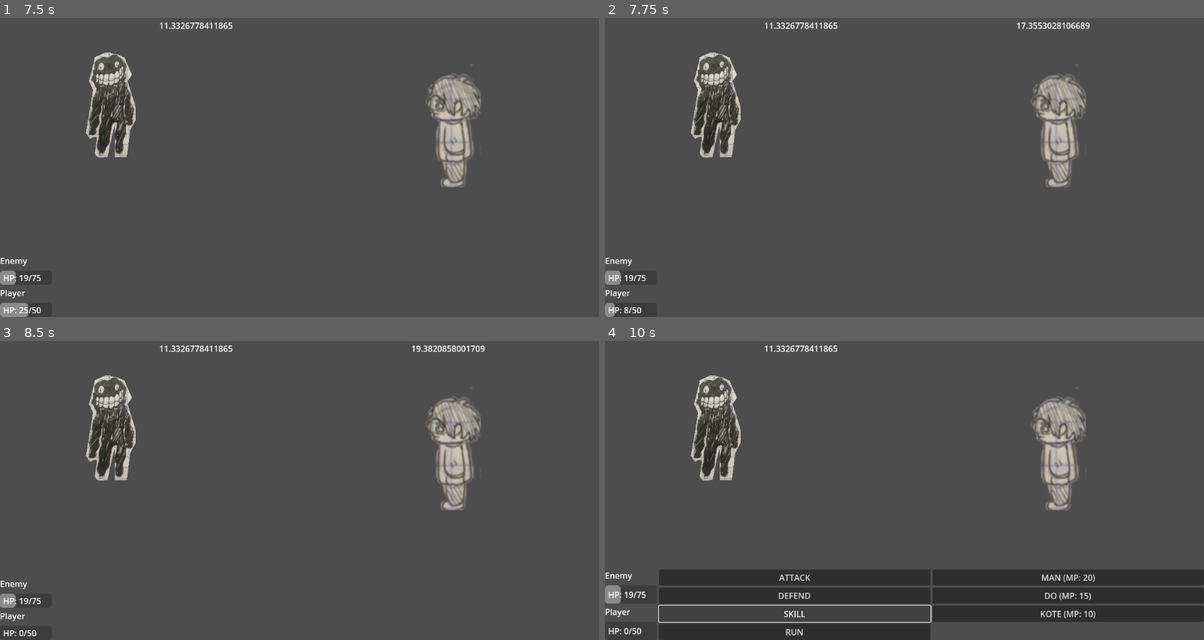
Above: before the commit, frames 1-4 (two rows, left to right).
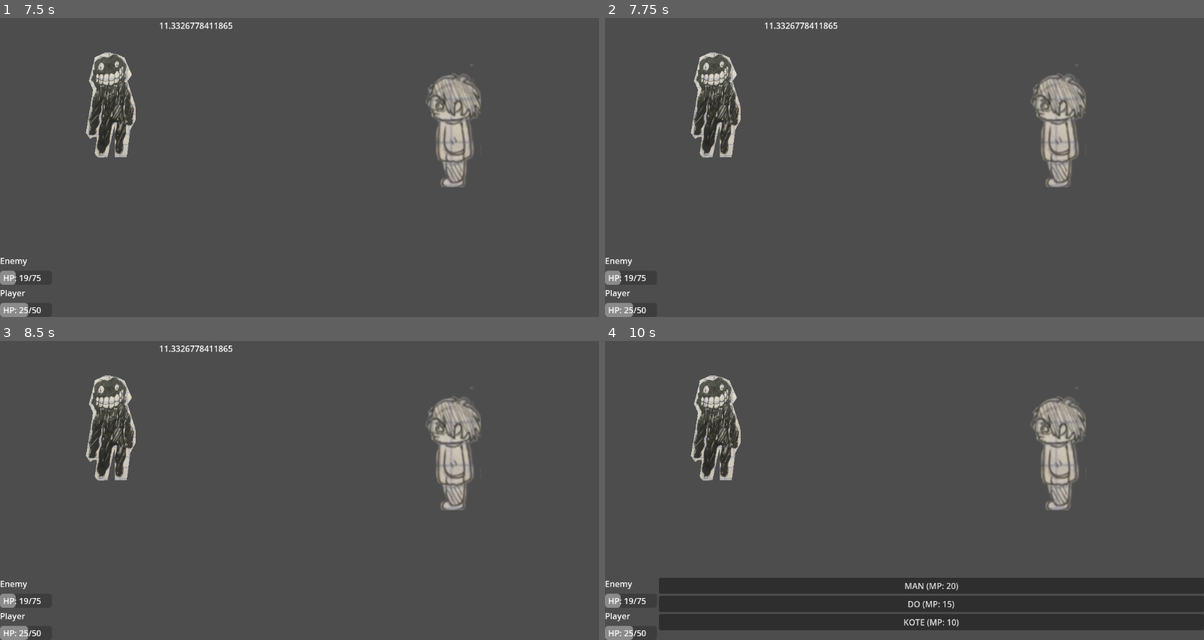
Above: after the commit, the same moments.

Repository: CoffeeLiqueurStudio/ShizGameBattleSystem
Game: Godot game, scene res://scenes/battle_controller/battle_controller.tscn
Two runs of this game, one before a commit and one after it. Both use one fixed random seed, a clock stepped at 60 frames per second and the inputs below. The project has no main scene, so this scene is started directly.
Inputs:
- Up to frame 1 (7.5 s): click "ATTACK" at 0.5 s; tap Enter at 1.25, 3.5 s; tap Space at 2, 4.25 s; click "DEFEND" at 2.75 s; click "SKILL" at 5 s; click "RUN" at 5.75 s; click "MAN (MP: 20)" at 6.5 s; click "ATTACK" at 7.25 s
- Up to frame 2 (7.75 s): no input
- Up to frame 3 (8.5 s): tap Enter at 8 s
- Up to frame 4 (10 s): click "DEFEND" at 8.75 s; click "SKILL" at 9.5 s

Frame 1 is identical in both runs. In frame 2, 0.3% of the frame differs, in the area x 1-81%, y 1-100%; in frame 3, 0.4%; in frame 4, 8.8%, in the area x 0-100%, y 1-100%.

Commit message:
adedd simple effects

Diff:
--- a/scenes/battle_controller/battle_controller.tscn
+++ b/scenes/battle_controller/battle_controller.tscn
@@ -355,6 +355,8 @@
 &"": SubResource("AnimationLibrary_su470")
 }
 
+[connection signal="group_turns_ended" from="." to="Player1Cell" method="_on_battle_controller_group_turns_ended"]
+[connection signal="group_turns_ended" from="." to="Enemy1Cell" method="_on_battle_controller_group_turns_ended"]
 [connection signal="pressed" from="CanvasLayer/HBoxContainer/ActionContainer/ATTACK_Button" to="." method="_on_attack_button_pressed"]
 [connection signal="pressed" from="CanvasLayer/HBoxContainer/ActionContainer/DEFEND_Button" to="." method="_on_defend_button_pressed"]
 [connection signal="pressed" from="CanvasLayer/HBoxContainer/ActionContainer/SKILL_Button" to="." method="_on_skill_button_pressed"]
--- a/scripts/battle_controller/battle_controller.gd
+++ b/scripts/battle_controller/battle_controller.gd
@@ -1,4 +1,6 @@
 extends Node2D
+
+signal group_turns_ended
 @onready var enemy1_progress_bar: ProgressBar = $CanvasLayer/HBoxContainer/HpContainer/Enemy1ProgressBar
 @onready var player1_progress_bar: ProgressBar = $CanvasLayer/HBoxContainer/HpContainer/Player1ProgressBar
 @onready var action_container: VBoxContainer = $CanvasLayer/HBoxContainer/ActionContainer
@@ -7,7 +9,7 @@
 
 @export var player1_res: Resource = null
 @export var enemy1_res: Resource = null
-
+var group_turn = 0
 var active_enemy
 var active_player
 enum states {PLAYER_TURN, ENEMY_TURN}
@@ -36,22 +38,27 @@
 
 func enemy_turn():
 	if active_state == states.ENEMY_TURN:
-		active_player.take_damage(rng.randf_range(active_enemy.enemy_res.min_damage, active_enemy.enemy_res.max_damage))
-		await get_tree().create_timer(1).timeout
-		active_state = states.PLAYER_TURN
-		player_turn()
+		match active_enemy.on_effect:
+			"is_knockout":
+				await get_tree().create_timer(1).timeout
+				active_state = states.PLAYER_TURN
+				change_turn_to_player_group()
+			"is_nothing":
+				active_player.take_damage(rng.randf_range(active_enemy.enemy_res.min_damage, active_enemy.enemy_res.max_damage))
+				change_turn_to_player_group()
+			"is_bleeding":
+				active_player.take_damage(rng.randf_range(active_enemy.enemy_res.min_damage, active_enemy.enemy_res.max_damage))
+				change_turn_to_player_group()
 func _on_attack_button_pressed() -> void:
 	if active_state == states.PLAYER_TURN:
-		active_enemy.take_damage(rng.randf_range(active_player.player_res.min_damage, active_player.player_res.max_damage))
+		active_enemy.take_damage(rng.randf_range(active_player.player_res.min_damage, active_player.player_res.max_damage), "Nothing")
 		active_state = states.ENEMY_TURN
-		await get_tree().create_timer(1).timeout
-		enemy_turn()
+		change_turn_to_enemy_group()
 func _on_defend_button_pressed() -> void:
 	if active_state == states.PLAYER_TURN:
 		active_player.player_res.is_defending = true
 		active_state = states.ENEMY_TURN
-		await get_tree().create_timer(1).timeout
-		enemy_turn()
+		change_turn_to_enemy_group()
 func _on_skill_button_pressed() -> void:
 	skill_container.show()
 	populate_skills(player1_res.skills)
@@ -80,9 +87,24 @@
 	player1_res.mp -= skill.mp_cost
 	# простой эффект — наносим уро1н врагу
 	var damage = skill.power
-	active_enemy.take_damage(damage)
+	var effect = skill.effect
+	active_enemy.take_damage(damage, effect)
 	print("Игрок использует %s! Наносит %d урона." % [skill.name, damage])
+	change_turn_to_enemy_group()
 
+func change_turn_to_enemy_group():
 	await get_tree().create_timer(1).timeout
 	active_state = states.ENEMY_TURN
+	group_turn += 1
 	enemy_turn()
+	if group_turn >= 2:
+		emit_signal('group_turns_ended')
+		group_turn = 0
+func change_turn_to_player_group():
+	await get_tree().create_timer(1).timeout
+	active_state = states.PLAYER_TURN
+	group_turn += 1
+	player_turn()
+	if group_turn >= 2:
+		emit_signal('group_turns_ended')
+		group_turn = 0
--- a/scripts/enemy_cells/enemy1_cell.gd
+++ b/scripts/enemy_cells/enemy1_cell.gd
@@ -6,12 +6,18 @@
 @onready var animation_player: AnimationPlayer = $"../AnimationPlayer"
 @onready var enemy_damage_label: Label = $"../CanvasLayer/EnemyDamageLabel"
 @onready var animation_player_text: AnimationPlayer = $"../AnimationPlayerText"
-
+var on_effect: String = "is_nothing"
+var effect_duration: int = 0
 func _ready() -> void:
 	sprite_2d.texture = enemy_res.texture
 	set_health(enemy_1_progress_bar, enemy_res.current_hp, enemy_res.max_hp)
 
-func take_damage(damage):
+func take_damage(damage, effect):
+	match effect:
+		"knockout":
+			on_effect = "is_knockout"
+		"bleeding":
+			on_effect = "is_bleeding"
 	enemy_res.current_hp = max(0, enemy_res.current_hp - damage)
 	set_health(enemy_1_progress_bar, enemy_res.current_hp, enemy_res.max_hp)
 	enemy_damage_label.text = str(damage)
@@ -21,3 +27,15 @@
 	progress_bar.value = health
 	progress_bar.max_value = max_health
 	progress_bar.get_node("Label").text = "HP: %d/%d" % [health, max_health]
+
+
+func _on_battle_controller_group_turns_ended() -> void:
+	effect_duration += 1
+	match on_effect:
+		"is_bleeding":
+			take_damage(5, "is_nothing")
+		"is_knockout":
+			pass
+	if effect_duration >= 2:
+		on_effect = "is_nothing"
+		effect_duration = 0
--- a/scripts/player_cells/player1_cell.gd
+++ b/scripts/player_cells/player1_cell.gd
@@ -26,3 +26,7 @@
 	progress_bar.value = health
 	progress_bar.max_value = max_health
 	progress_bar.get_node("Label").text = "HP: %d/%d" % [health, max_health]
+
+
+func _on_battle_controller_group_turns_ended() -> void:
+	pass
